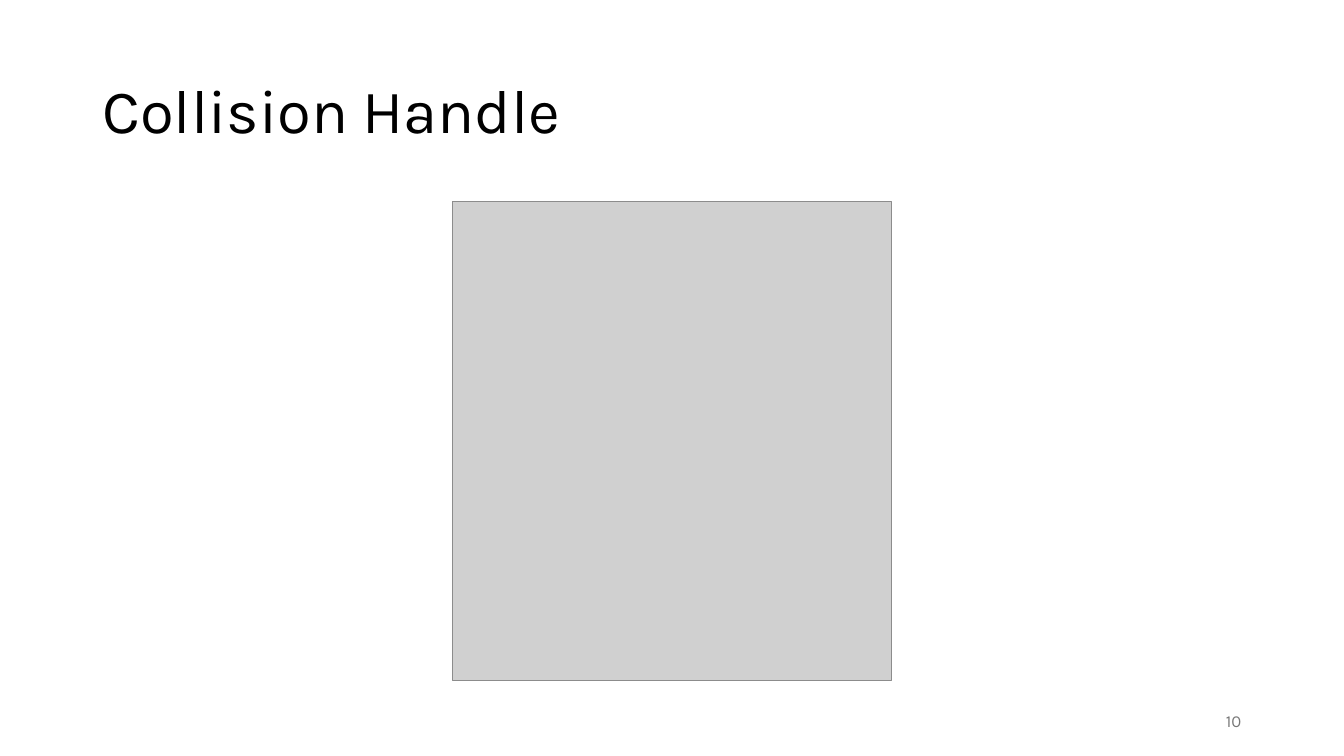
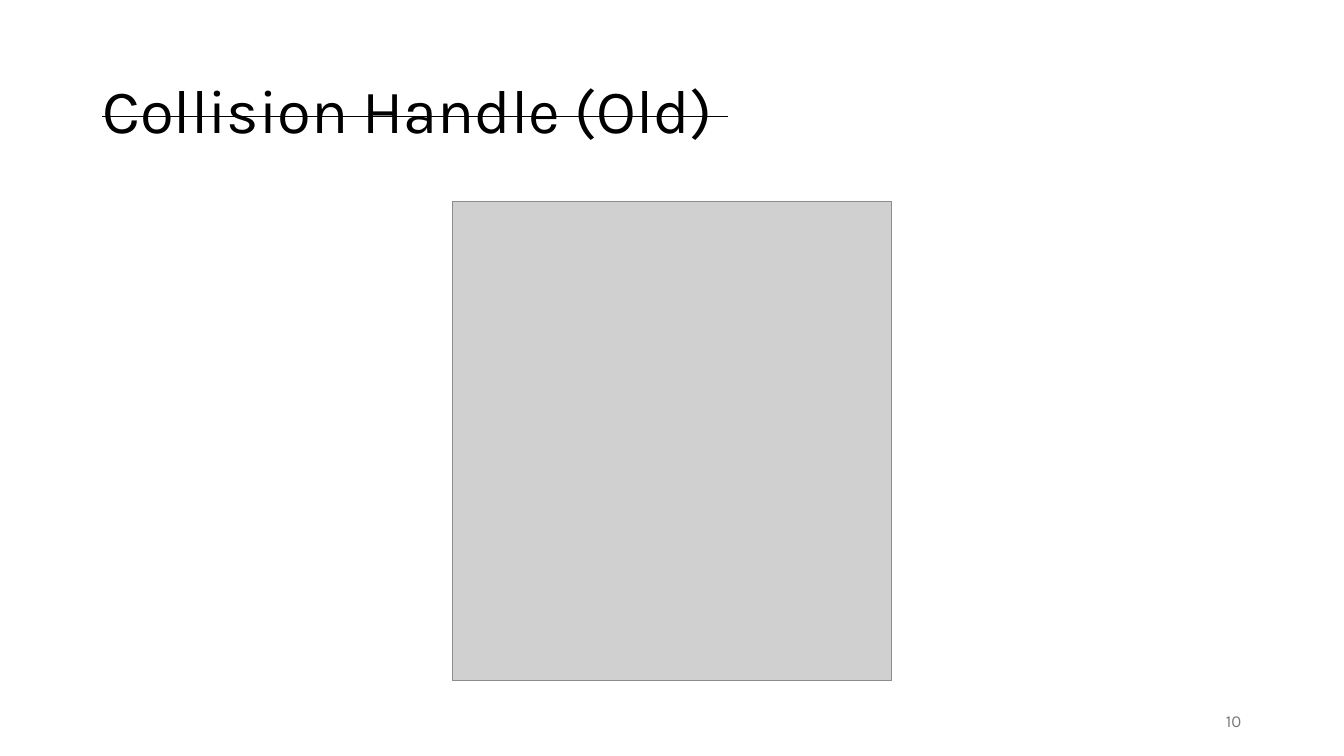
Before and after one commit to Lontoone/NTHU_11202_Car_hw1, a slide deck: slide 10 of HW1_Report.pptx. Drawn at 1344x756 pixels with LibreOffice and Linux fonts; fonts in the diff are those of the drawing; grey boxes stand for pictures. Boxes give left, top, right and bottom in pixels: in the first picture for what was removed or moved away, otherwise in the second. Text is boxed around its words. In the diff, an @@ line names an element or a change of style, - is before the commit and + after.

Commit message:
better collision

```diff
--- a/HW1_Report.pptx
+++ b/HW1_Report.pptx
@@ title at [102,88,712,140]: text changed @@
-Collision Handle
+Collision Handle (Old)
```
Also in this commit, not shown: 1 other slide changed, 1 slide added, 2 other files.
